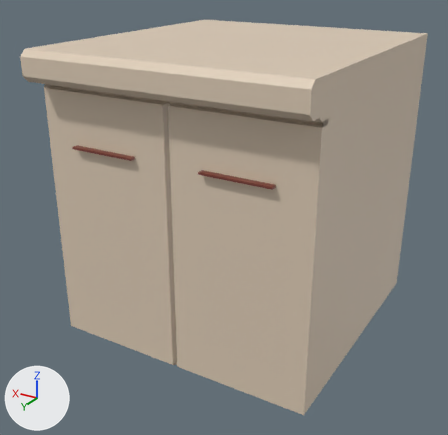
One commit to the FBX model Assets/Models/Blat.fbx: the scene before it, then after it.
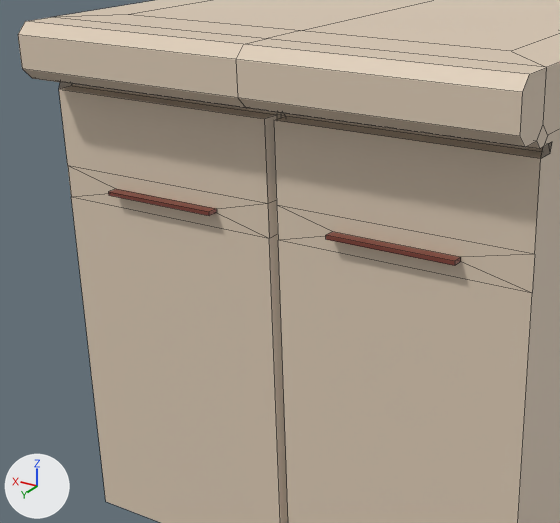
There are two pictures of each version: one whole from a 50 mm camera at (-1.135, 2.059, 1.415) aimed at (0.029, 0.118, 0.444), one close up on the part from 2% to 74% of the width and 8% to 78% of the height. Lighting does not change. The marker at lower left points along +X, +Y and +Z. The close-ups show mesh edges as thin lines. Where no turn or scale is listed for an object, it has been applied to the vertices.

The scene before the commit, as lines of its bpy script (objects in view):
```python
me_cube_001 = bpy.data.meshes.new('Cube.001')
me_cube_001.from_pydata(...)  # 95 vertices, 84 faces; spans x -0.52..0.52, y -0.52..0.607, z 0.001..1.116
me_cube_001.materials.append(mat_material_001)  # picture img_ty_shining_gems_24_32x_png
ob_zlew = bpy.data.objects.new('Zlew', me_cube_001)
ob_zlew.location = (0.0, 0.0, 0.0)
```
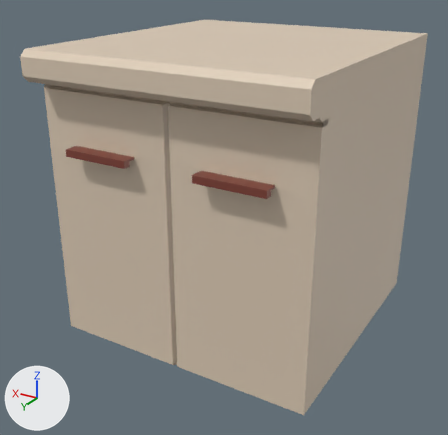
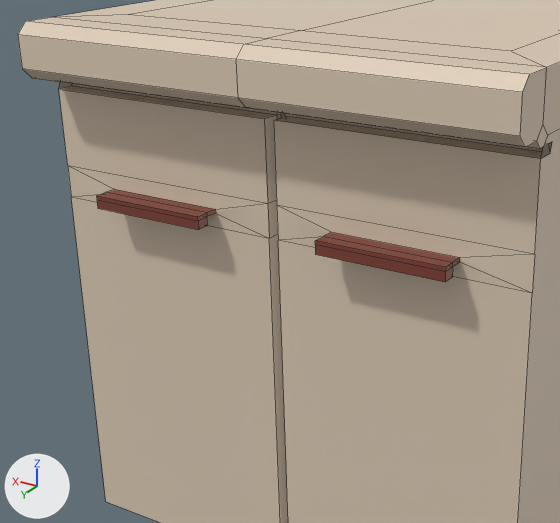
Boxes (x1, y1, x2, y2) around the edits, measured in the close-ups (560 x 523 px):
part 1 of me_cube_001, built on: (68, 166, 535, 293) in both

Diff of the bpy script that builds the scene:
```diff
--- a/Assets/Models/Blat.fbx.py
+++ b/Assets/Models/Blat.fbx.py
@@ me_cube_001 @@
 # used by ob_zlew; location = (0.0, 0.0, 0.0)
-me_cube_001.from_pydata(...)  # 95 vertices, 84 faces; spans x -0.52..0.52, y -0.52..0.607, z 0.001..1.116
+me_cube_001.from_pydata(...)  # 111 vertices, 100 faces; spans x -0.52..0.52, y -0.52..0.607, z 0.001..1.116
+# me_cube_001 part 1
+# 4 vertices are removed from x -0.388..0.388, y 0.543, z 0.78
+# 10 faces are deleted
+# 8 vertices in x -0.388..0.388, y 0.52, z 0.78..0.788 move by (0.0, 0.004, 0.0)
+# 4 vertices in x -0.388..0.388, y 0.543, z 0.788 move by (0.0, 0.033, 0.0)
+# 4 vertices are added at (-0.388, 0.576, 0.78), (-0.132, 0.576, 0.78), (0.388, 0.576, 0.78), (0.132, 0.576, 0.78)
+# 8 new vertices lie (0.0, 0.026, 0.0) away from vertices in x -0.388..0.388, y 0.52, z 0.78..0.788
+# 8 new vertices lie (0.0, 0.0, -0.018) away from vertices in x -0.388..0.388, y 0.55..0.576, z 0.78
+# 26 new faces join them
 me_cube_001.materials.append(mat_material_001)
```
